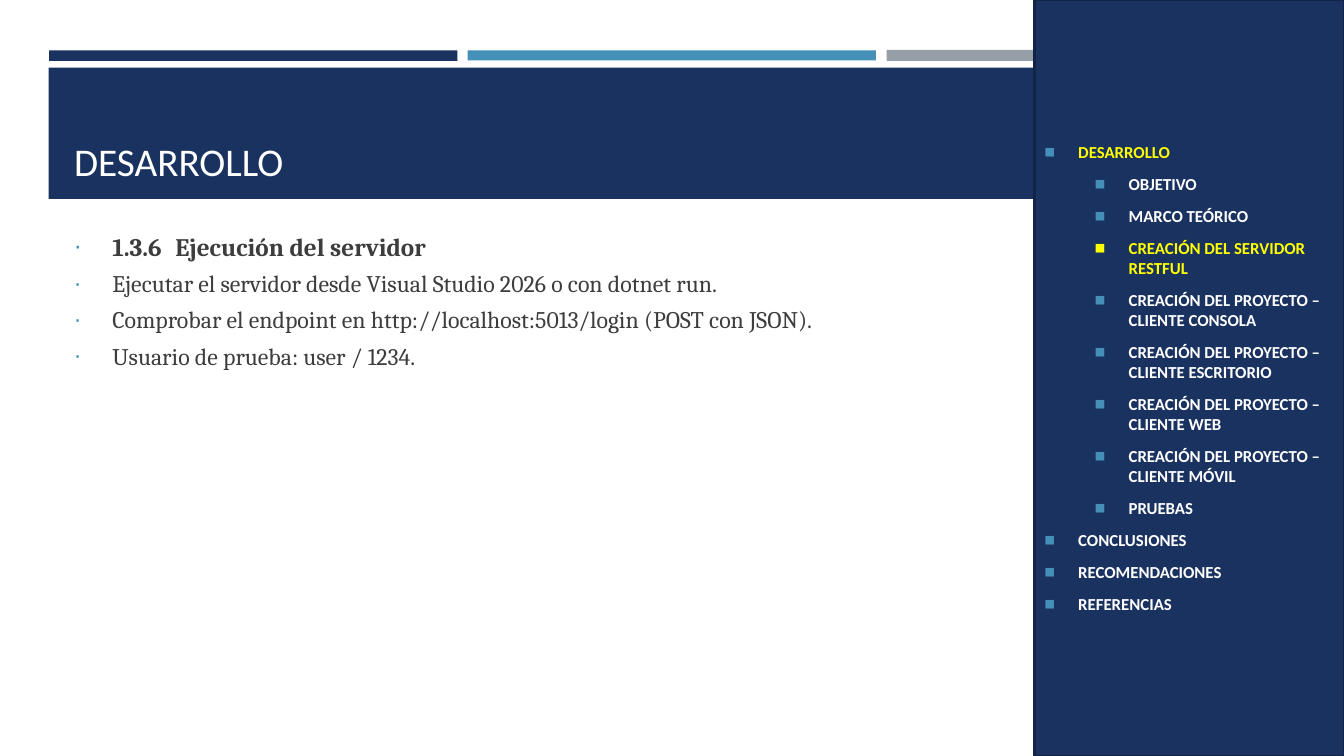
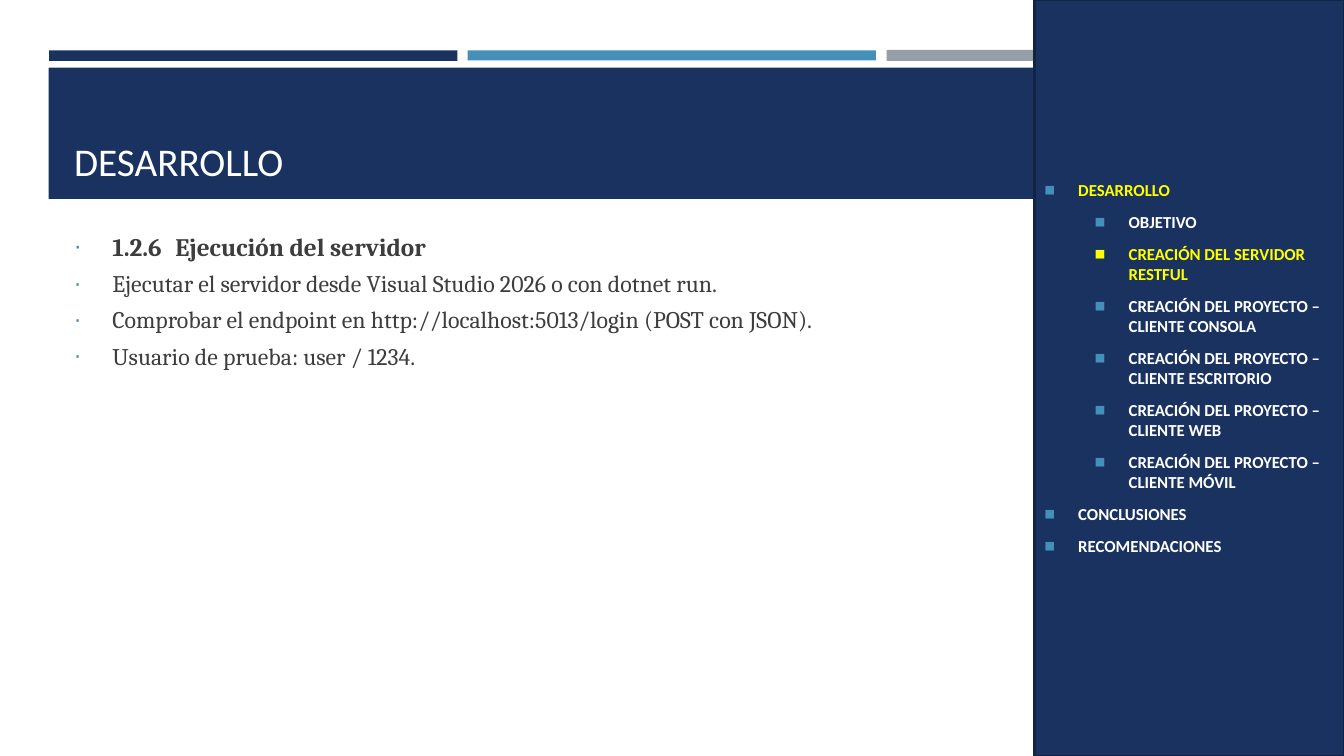
Before and after one commit to IMarcusDev/TI.1.4.-PAO202651_RESTFUL_DOTNET_SINBDD_NRC_36883_GR04, a slide deck: slide 9 of 05. DOCUMENTACION/PRESENTACION TI.1.4. RESTFUL sin BDD en DOTNET GR4.pptx (slide 13 before the commit). Drawn at 1344x756 pixels with LibreOffice and Linux fonts; fonts in the diff are those of the drawing. Boxes give left, top, right and bottom in pixels: in the first picture for what was removed or moved away, otherwise in the second. Text is boxed around its words. In the diff, an @@ line names an element or a change of style, - is before the commit and + after.

```diff
--- a/05. DOCUMENTACION/PRESENTACION TI.1.4. RESTFUL sin BDD en DOTNET GR4.pptx
+++ b/05. DOCUMENTACION/PRESENTACION TI.1.4. RESTFUL sin BDD en DOTNET GR4.pptx
@@ text in rectangle at bbox=[1129, 209, 1249, 222]: paragraph removed @@
-  ◼ MARCO TEÓRICO
@@ text at bbox=[112, 238, 426, 262]: text changed @@
-∙ 1.3.6 Ejecución del servidor
+∙ 1.2.6 Ejecución del servidor
@@ text in rectangle at bbox=[1129, 503, 1193, 514]: paragraph removed @@
-  ◼ PRUEBAS
@@ text in rectangle at bbox=[1078, 599, 1172, 610]: paragraph removed @@
-◼ REFERENCIAS
```
Also in this commit, not shown: 21 other slides changed, 7 slides removed.
